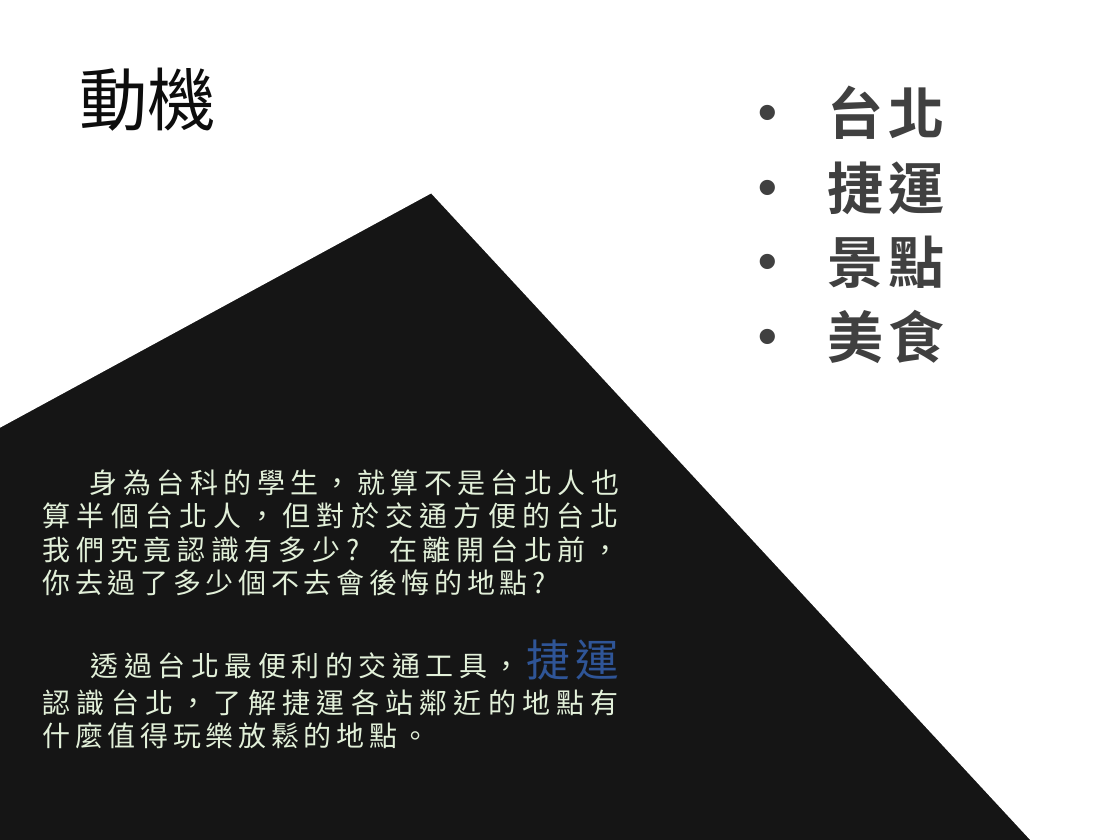
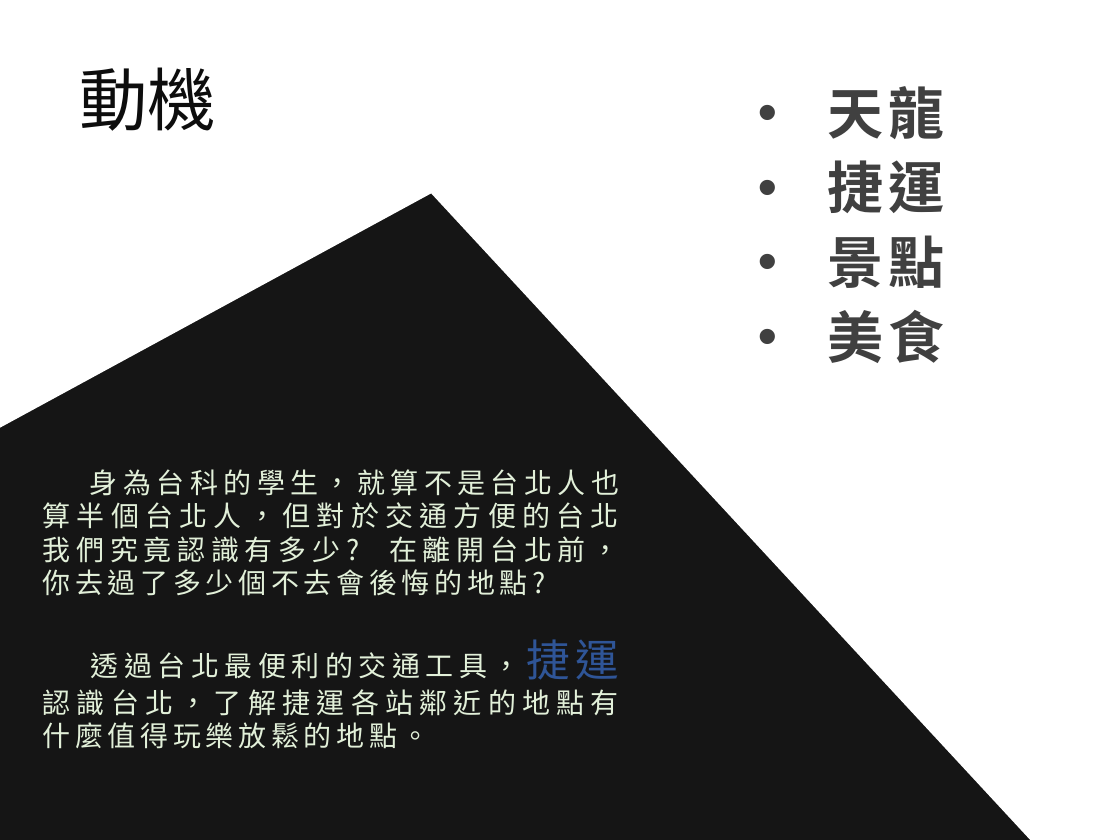
Before and after one commit to NTUST/105-team15, a slide deck: slide 4 of 105-15-final.pptx. Drawn at 1120x840 pixels with LibreOffice and Linux fonts; fonts in the diff are those of the drawing; background and template pictures are left out; a plain dark background stands for a picture behind light text. Boxes give left, top, right and bottom in pixels: in the first picture for what was removed or moved away, otherwise in the second. Text is boxed around its words. In the diff, an @@ line names an element or a change of style, - is before the commit and + after.

```diff
--- a/105-15-final.pptx
+++ b/105-15-final.pptx
@@ text at box(828, 86, 945, 139): text changed @@
-• 台北
+• 天龍
```
Also in this commit, not shown: 4 other slides changed, 2 slides added, 1 slide removed.
